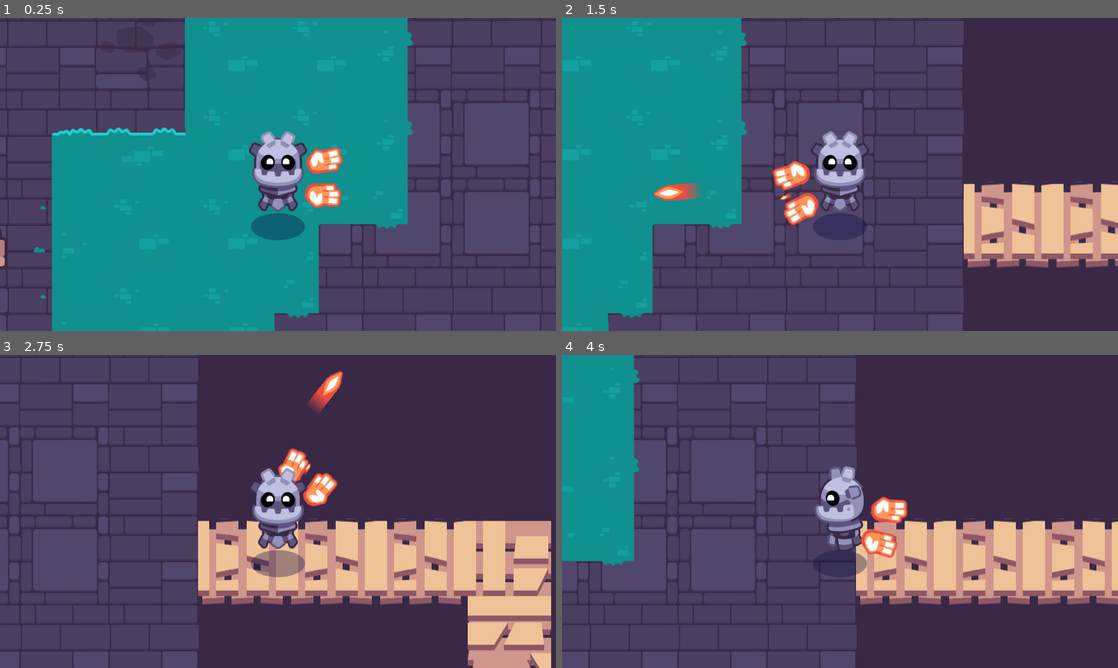
Above: before the commit, frames 1-4 (two rows, left to right).
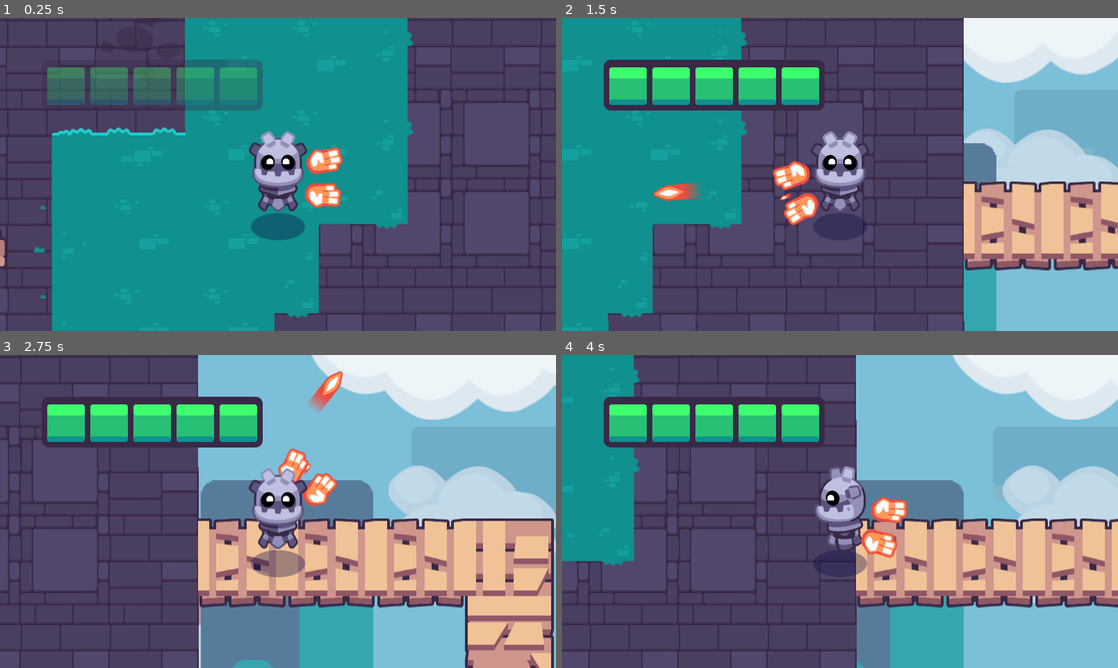
Above: after the commit, the same moments.

Repository: TiffyZeng46/2d-GameDev-Course
Game: Godot game, scene res://start.tscn
The game is run twice, just before and just after one commit, with the same random seed, the same clock (stepped at 60 frames per second) and the same inputs. This scene is started directly instead of the project's main scene. Sound files missing from this copy of the repository are replaced by a short silence.
Inputs (mouse positions are in pixels of both pictures, inside the frame that each line leads up to):
- Up to frame 1 (0.25 s): no input
- Up to frame 2 (1.5 s): tap Enter at 0.5 s; move the mouse to (962, 158) at 0.52 s; hold D (move_right) 0.53-1.25 s; hold Mouse wheel down (cycle_weapon_down) 0.53-1.25 s; click (962, 158) at 0.67 s; drag from (728, 190) to (812, 237) at 1.27 s
- Up to frame 3 (2.75 s): move the mouse to (333, 442) at 2.02 s; press the mouse at (333, 442) at 2.03 s; hold D (move_right) from 2.03 s (still down)
- Up to frame 4 (4 s): release D (move_right) at 2.75 s; release the mouse at (895, 442) at 2.75 s; drag from (812, 574) to (873, 455) at 2.77 s; move the mouse to (1006, 558) at 3.52 s; hold A (move_left) from 3.53 s (still down); hold Mouse wheel up (cycle_weapon_up) from 3.53 s (still down)

The runs differ from the first frame. In frame 1, 4.6% of the frame differs, in the area x 8-48%, y 13-30%; in frame 2, 26%; in frame 3, 45%, in the area x 7-100%, y 0-100%; in frame 4, 39%.

Commit message:
Add a sky and a healthbar

Diff:
--- a/02.getting-to-know-godot/start.tscn
+++ b/02.getting-to-know-godot/start.tscn
@@ -7,6 +7,8 @@
 [ext_resource type="PackedScene" uid="uid://cu2rb5dl4ljte" path="res://levels/rooms/room_a.tscn" id="5_76l6k"]
 [ext_resource type="PackedScene" uid="uid://dgayuh42w4v6u" path="res://levels/rooms/room_b.tscn" id="6_ej852"]
 [ext_resource type="PackedScene" uid="uid://cq0mmphkbrvmm" path="res://levels/rooms/room_c.tscn" id="7_3eimw"]
+[ext_resource type="PackedScene" uid="uid://wdey00p3syru" path="res://levels/background/background_blue_sky.tscn" id="8_86iey"]
+[ext_resource type="PackedScene" uid="uid://cce7r30dfjm4r" path="res://interface/bars/ui_health_bar.tscn" id="9_igwvb"]
 
 [node name="Start" type="Node2D"]
 script = ExtResource("2")
@@ -36,3 +38,13 @@
 
 [node name="RoomC" parent="." instance=ExtResource("7_3eimw")]
 position = Vector2(747, -2422)
+
+[node name="BackgroundBlueSky" parent="." instance=ExtResource("8_86iey")]
+
+[node name="CanvasLayer" type="CanvasLayer" parent="."]
+
+[node name="UIHealthBar" parent="CanvasLayer" instance=ExtResource("9_igwvb")]
+offset_left = 60.0
+offset_top = 60.0
+offset_right = 378.0
+offset_bottom = 132.725
Not shown: 1 places in 02.getting-to-know-godot/start.tscn that only renumber resources
Not shown, changed: 02.getting-to-know-godot/godot_tours.log
Not shown, added: 02.getting-to-know-godot/godot_tours.log-lnMzoo
Not shown, removed: 02.getting-to-know-godot/godot_tours.log-mud0Wa
